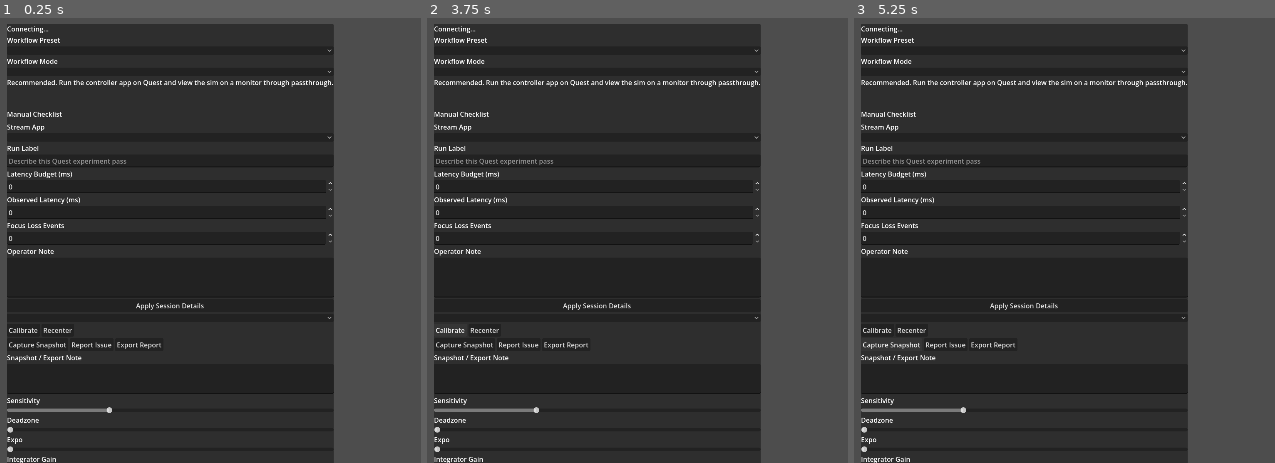
Above: before the commit, frames 1-3 (left to right).
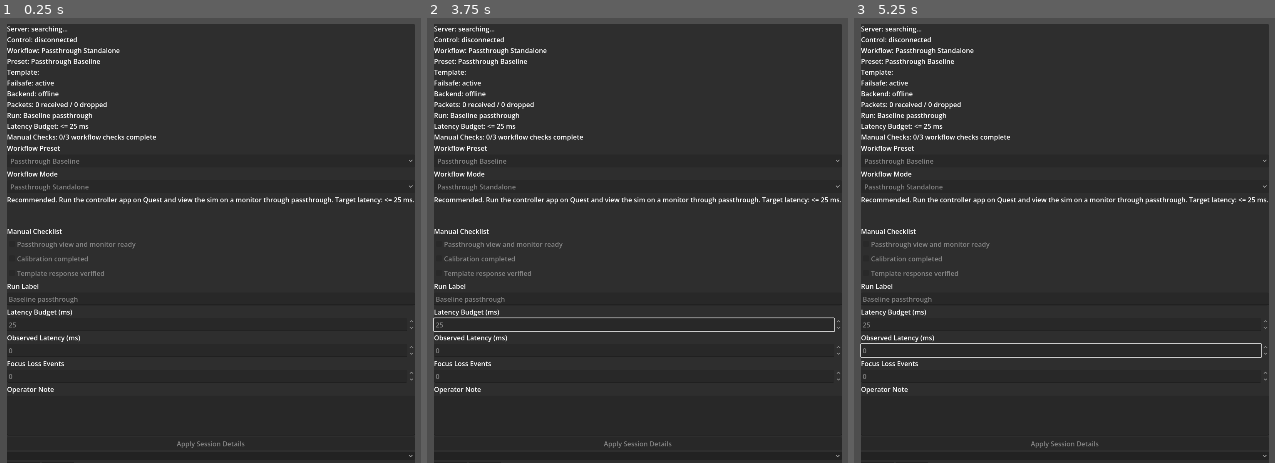
Above: after the commit, the same moments.

Repository: twaananen/6dof-drone-sim
Game: Godot game, scene res://scenes/quest_main.tscn
The game is run twice, just before and just after one commit, with the same random seed, the same clock (stepped at 60 frames per second) and the same inputs. This scene is started directly instead of the project's main scene.
Inputs (mouse positions are in pixels of both pictures, inside the frame that each line leads up to; where the layout moved, square brackets give the same spot in the first picture):
- Up to frame 1 (0.25 s): no input
- Up to frame 2 (3.75 s): click (637, 454) [595, 316] at 0.5 s; click (595, 71) at 1.27 s; click (595, 138) at 2.02 s; click (595, 307) at 2.75 s, where only the run before the commit has a clickable "Apply Session Details"; click (452, 329) at 3.5 s, where only the run before the commit has a clickable "Calibrate"
- Up to frame 3 (5.25 s): click (912, 329) at 4.25 s, where only the run before the commit has a clickable "Recenter"; click (891, 342) at 5 s, where only the run before the commit has a clickable "Capture Snapshot"

The runs differ from the first frame. In frame 1, 25% of the frame differs, in the area x 1-99%, y 1-100%; in frame 2, 25%; in frame 3, 25%.
Error before the commit: Parse Error: Cannot infer the type of "discovered_ip" variable because the value doesn't have a set type. (res://scripts/quest_main.gd:259)

Commit message:
Simplify discovery networking after review
- Fix port-change-ignored bug: set_server_host/set_target_host now
  reconnect when either host or port changes, not just host
- Cache beacon payload in _ready since ports never change at runtime
- Store discovered IP locally in quest_main instead of polling
  the listener every physics frame; remove unused getter

Co-Authored-By: Claude Opus 4.6 (1M context) <noreply@anthropic.com>

Diff:
--- a/scripts/network/control_client.gd
+++ b/scripts/network/control_client.gd
@@ -93,11 +93,11 @@
 
 
 func set_server_host(host: String, port: int = -1) -> void:
-	if port > 0:
-		server_port = port
-	if host == server_host:
+	var new_port := port if port > 0 else server_port
+	if host == server_host and new_port == server_port:
 		return
 	server_host = host
+	server_port = new_port
 	_client.disconnect_from_host()
 	if _was_connected:
 		_was_connected = false
--- a/scripts/network/discovery_beacon.gd
+++ b/scripts/network/discovery_beacon.gd
@@ -8,27 +8,24 @@
 
 var _peer: PacketPeerUDP = PacketPeerUDP.new()
 var _timer: float = 0.0
+var _payload: PackedByteArray
 
 
 func _ready() -> void:
 	_peer.set_broadcast_enabled(true)
 	_peer.set_dest_address("255.255.255.255", DISCOVERY_PORT)
+	_payload = JSON.stringify({
+		"service": "6dof-drone-pc",
+		"control_port": control_port,
+		"telemetry_port": telemetry_port,
+	}).to_utf8_buffer()
 
 
 func _process(delta: float) -> void:
 	_timer += delta
 	if _timer >= BROADCAST_INTERVAL_SEC:
 		_timer = 0.0
-		_send_beacon()
-
-
-func _send_beacon() -> void:
-	var payload := JSON.stringify({
-		"service": "6dof-drone-pc",
-		"control_port": control_port,
-		"telemetry_port": telemetry_port,
-	})
-	_peer.put_packet(payload.to_utf8_buffer())
+		_peer.put_packet(_payload)
 
 
 func _exit_tree() -> void:
--- a/scripts/network/discovery_listener.gd
+++ b/scripts/network/discovery_listener.gd
@@ -32,9 +32,5 @@
 			server_discovered.emit(sender_ip, control_port, telemetry_port)
 
 
-func get_discovered_ip() -> String:
-	return _discovered_ip
-
-
 func _exit_tree() -> void:
 	_peer.close()
--- a/scripts/network/telemetry_sender.gd
+++ b/scripts/network/telemetry_sender.gd
@@ -22,11 +22,11 @@
 
 
 func set_target_host(host: String, port: int = -1) -> void:
-    if port > 0:
-        target_port = port
-    if host == target_host:
+    var new_port := port if port > 0 else target_port
+    if host == target_host and new_port == target_port:
         return
     target_host = host
+    target_port = new_port
     _peer.close()
     _peer.set_dest_address(target_host, target_port)
 
--- a/scripts/quest_main.gd
+++ b/scripts/quest_main.gd
@@ -40,6 +40,7 @@
 var _updating_workflow_select: bool = false
 var _updating_stream_client_select: bool = false
 var _updating_session_detail_controls: bool = false
+var _server_ip: String = ""
 
 
 func _ready() -> void:
@@ -91,6 +92,7 @@
 
 
 func _on_server_discovered(ip: String, control_port: int, telemetry_port: int) -> void:
+	_server_ip = ip
 	control_client.set_server_host(ip, control_port)
 	telemetry_sender.set_target_host(ip, telemetry_port)
 
@@ -256,9 +258,8 @@
 	var stream_client_enabled := bool(_session_profile.get("stream_client_enabled", false))
 	var run_label := str(_session_profile.get("run_label", ""))
 	var preset_label := str(_session_profile.get("preset_label", ""))
-	var discovered_ip := discovery_listener.get_discovered_ip()
 	var lines := PackedStringArray([
-		"Server: %s" % (discovered_ip if not discovered_ip.is_empty() else "searching..."),
+		"Server: %s" % (_server_ip if not _server_ip.is_empty() else "searching..."),
 		"Control: %s" % control_client.get_connection_state(),
 		"Workflow: %s" % mode_label,
 		"Preset: %s" % preset_label,
